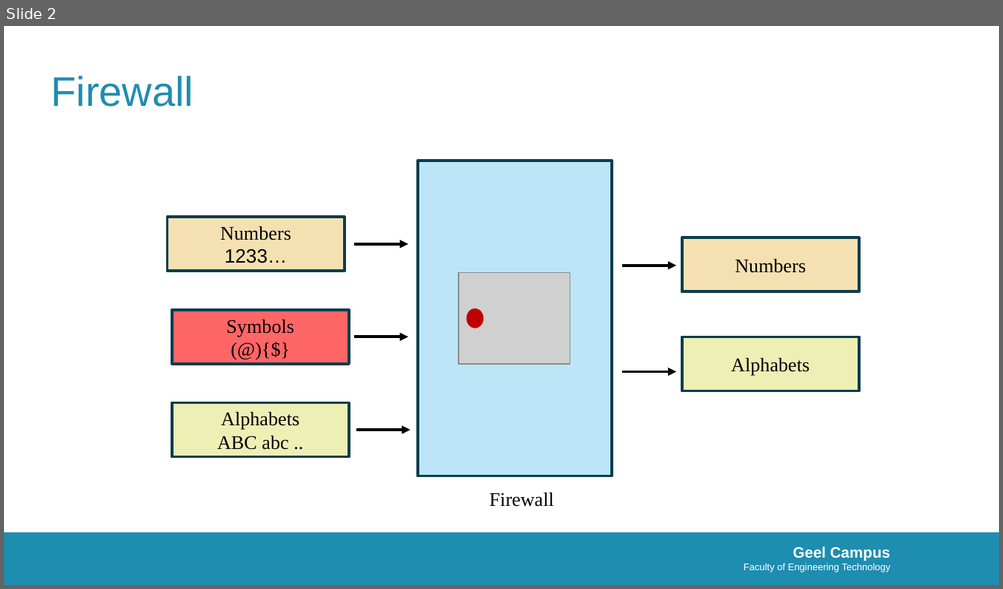
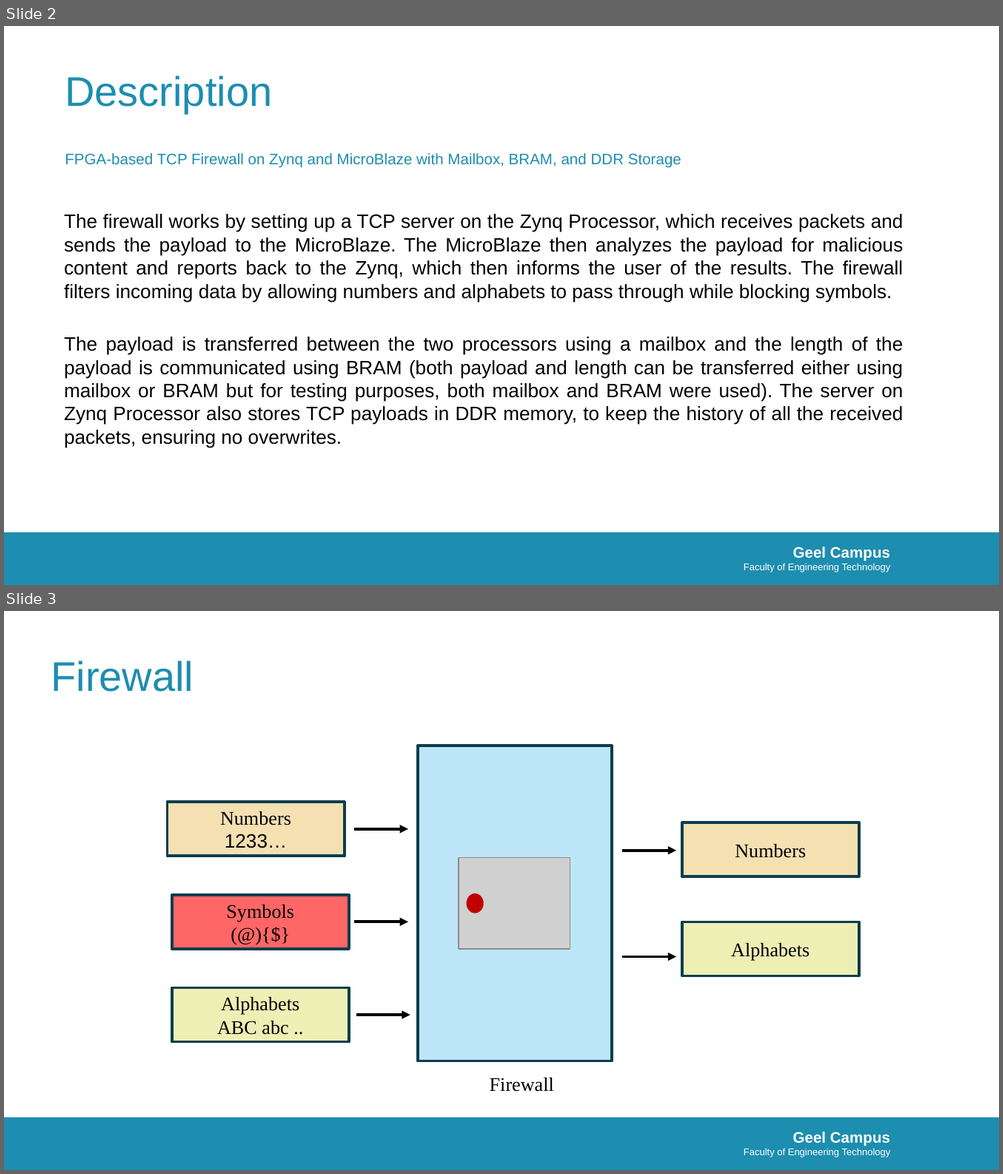
Before and after one commit to muali98/TCP-firewall, a slide deck: Slides (project overview).pptx. Shown one above the other, each under a label of ours: slide 2 before the commit, slides 2 and 3 after it. The pictures are 1003x589 and 1003x1174 pixels, drawn with LibreOffice and Linux fonts; fonts in the diff are those of the drawing; grey boxes stand for pictures; background and template pictures are left out. Boxes give left, top, right and bottom in pixels: in the first picture for what was removed or moved away, otherwise in the second. Text is boxed around its words. In the diff, an @@ line names an element or a change of style, - is before the commit and + after.

```diff
--- a/Slides (project overview).pptx
+++ b/Slides (project overview).pptx
@@ slide 2 added at (4,26,999,585), background #FFFFFF; not listed: 2 template elements that a slide beside it also shows @@
@@ title added at (65,76,272,113), 30 pt, text #1D8DB0 @@
+Description
@@ text added at (65,153,681,168), 11 pt, text #1D8DB0 @@
+FPGA-based TCP Firewall on Zynq and MicroBlaze with Mailbox, BRAM, and DDR Storage
@@ text added at (64,214,903,449), 14 pt, text #000000 @@
+The firewall works by setting up a TCP server on the Zynq Processor, which receives packets and sends the payload to the MicroBlaze. The MicroBlaze then analyzes the payload for malicious content and reports back to the Zynq, which then informs the user of the results. The firewall filters incoming data by allowing numbers and alphabets to pass through while blocking symbols.
+The payload is transferred between the two processors using a mailbox and the length of the payload is communicated using BRAM (both payload and length can be transferred either using mailbox or BRAM but for testing purposes, both mailbox and BRAM were used). The server on Zynq Processor also stores TCP payloads in DDR memory, to keep the history of all the received packets, ensuring no overwrites.
@@ what was slide 2 is now slide 3 @@
```
Also in this commit, not shown: 1 other file.
